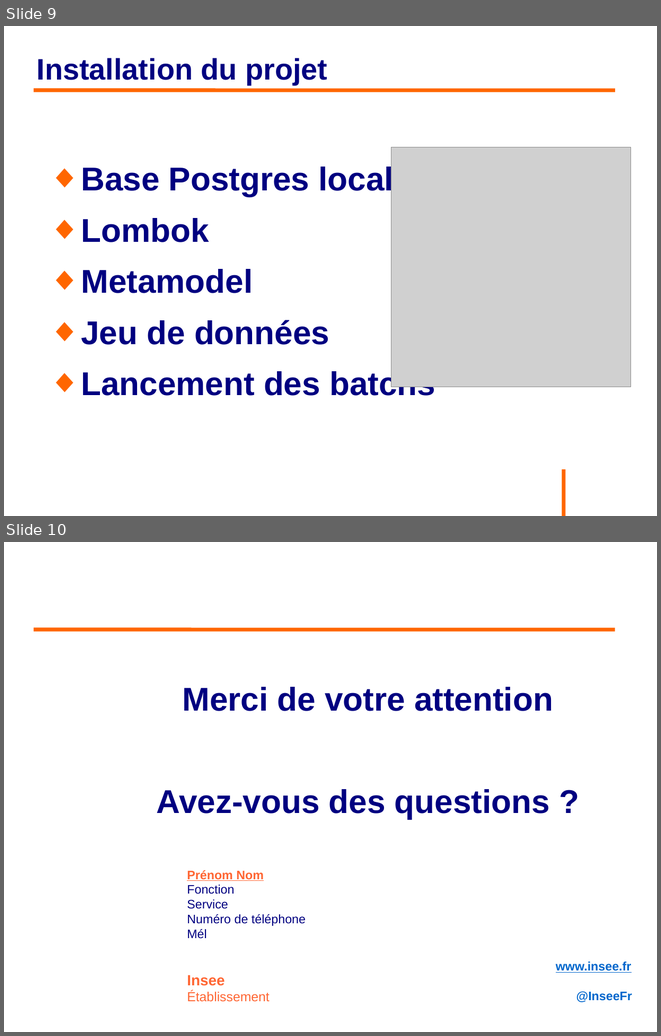
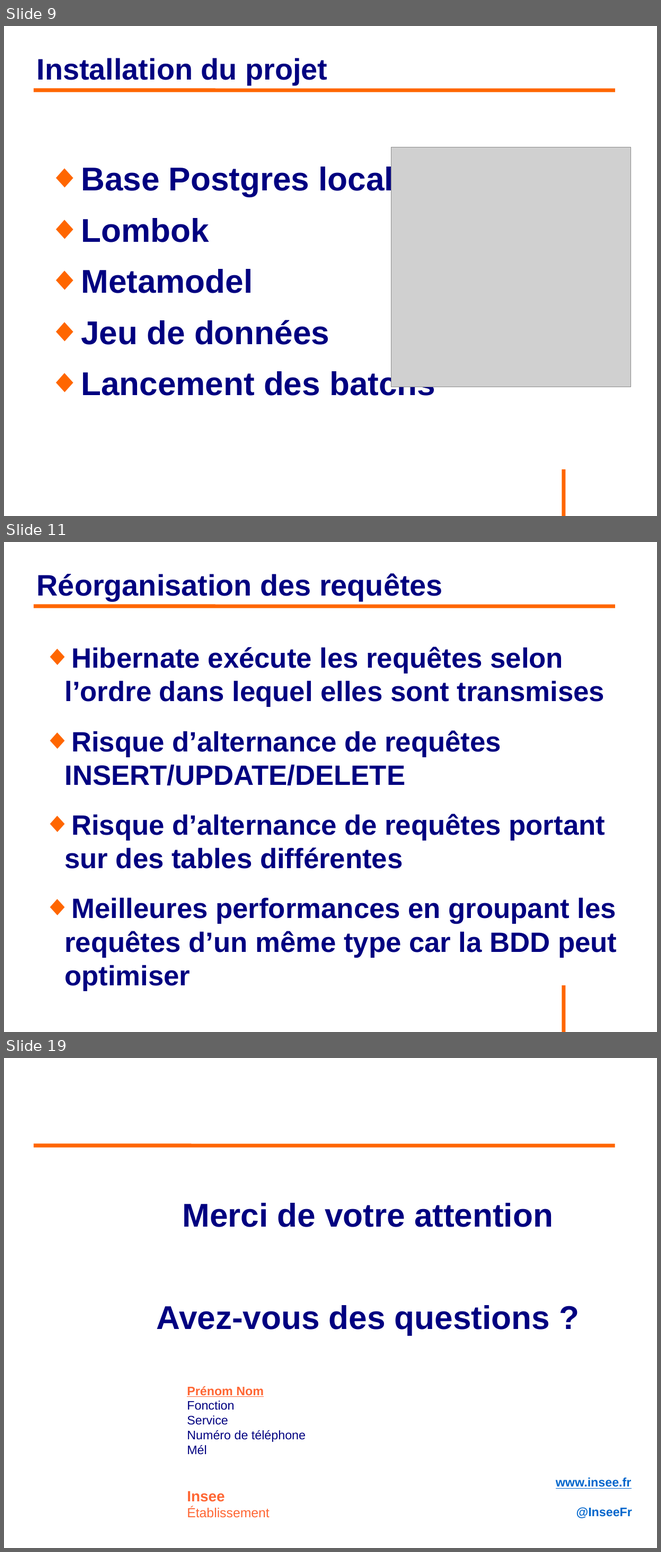
Before and after one commit to philphils/formation-hibernate-avancee, a slide deck: Documentation/diapo_formation_hibernate_avancee.odp. Shown one above the other, each under a label of ours: slides 9 and 10 before the commit, slides 9, 11 and 19 after it; the slides between them are not shown. The pictures are 661x1036 and 661x1552 pixels, drawn with LibreOffice and Linux fonts; fonts in the diff are those of the drawing; grey boxes stand for pictures; background and template pictures are left out. Boxes give left, top, right and bottom in pixels: in the first picture for what was removed or moved away, otherwise in the second. Text is boxed around its words. In the diff, an @@ line names an element or a change of style, - is before the commit and + after.

Commit message:
Partie configuration et performances

```diff
--- a/Documentation/diapo_formation_hibernate_avancee.odp
+++ b/Documentation/diapo_formation_hibernate_avancee.odp
@@ slide 11 added at [4, 542, 657, 1032], background #FFFFFF; not listed: 1 template element that a slide beside it also shows @@
@@ title added at [37, 573, 443, 601], 36 pt, text #000080, bold @@
+Réorganisation des requêtes
@@ line added from (34, 606) to (616, 606), #FF6600 4.54 pt @@
@@ text added at [64, 646, 617, 957], 34 pt, text #000080, bold @@
+◆ Hibernate exécute les requêtes selon l’ordre dans lequel elles sont transmises
+◆ Risque d’alternance de requêtes INSERT/UPDATE/DELETE
+◆ Risque d’alternance de requêtes portant sur des tables différentes
+◆ Meilleures performances en groupant les requêtes d’un même type car la BDD peut optimiser
@@ what was slide 10 is now slide 19 @@
```
Also in this commit, not shown: 8 other slides added.
